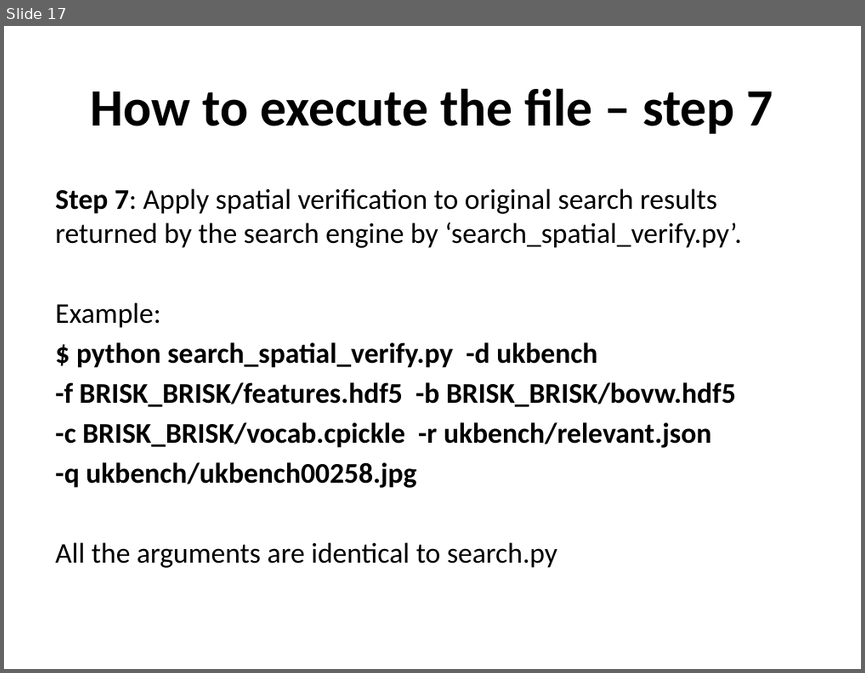
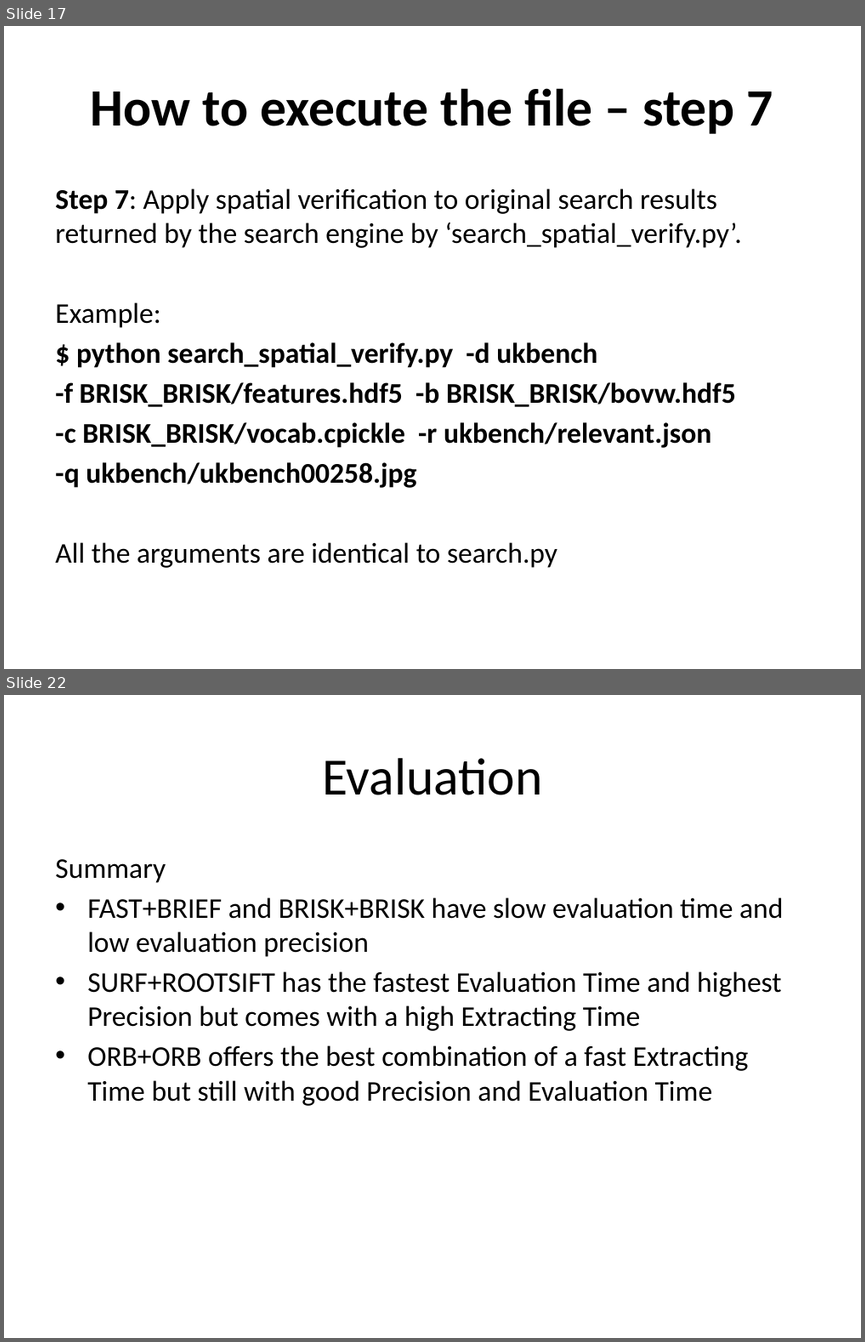
Before and after one commit to rovenr12/Image_Information_Retrival, a slide deck: JRxD.pptx. Shown one above the other, each under a label of ours: slide 17 before the commit, slides 17 and 22 after it; the slides between them are not shown. The pictures are 865x673 and 865x1342 pixels, drawn with LibreOffice and Linux fonts; fonts in the diff are those of the drawing. Boxes give left, top, right and bottom in pixels: in the first picture for what was removed or moved away, otherwise in the second. Text is boxed around its words. In the diff, an @@ line names an element or a change of style, - is before the commit and + after.

Commit message:
Add files via upload
Evaluation section added, table of figures, graphs and a summary. Please provide feedback and any changes required

```diff
--- a/JRxD.pptx
+++ b/JRxD.pptx
@@ slide 22 added at [4, 695, 861, 1338], background #FFFFFF @@
@@ title added at [322, 758, 543, 795], 44 pt, text #000000 @@
+Evaluation
@@ text added at [55, 859, 783, 1106], 24 pt, text #000000 @@
+Summary
+• FAST+BRIEF and BRISK+BRISK have slow evaluation time and low evaluation precision
+• SURF+ROOTSIFT has the fastest Evaluation Time and highest Precision but comes with a high Extracting Time
+• ORB+ORB offers the best combination of a fast Extracting Time but still with good Precision and Evaluation Time
```
Also in this commit, not shown: 2 slides changed, 4 other slides added.
